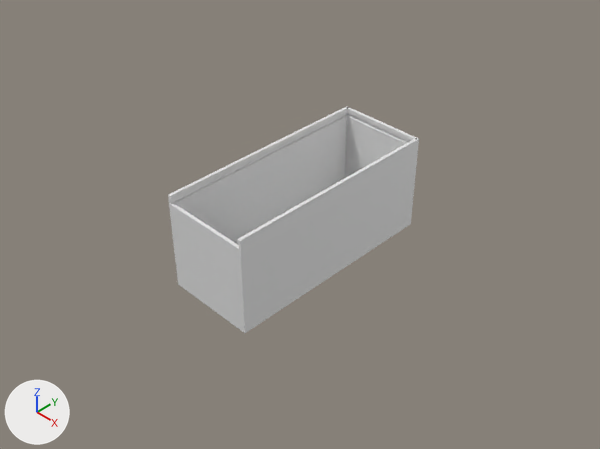
Before and after pictures for a commit that changed the Blender file BlendFiles/BoxInsert1.blend.
The view is the same before and after, from the file's camera 'Camera'. The lights are fixed; the arrows at lower left show +X, +Y and +Z.
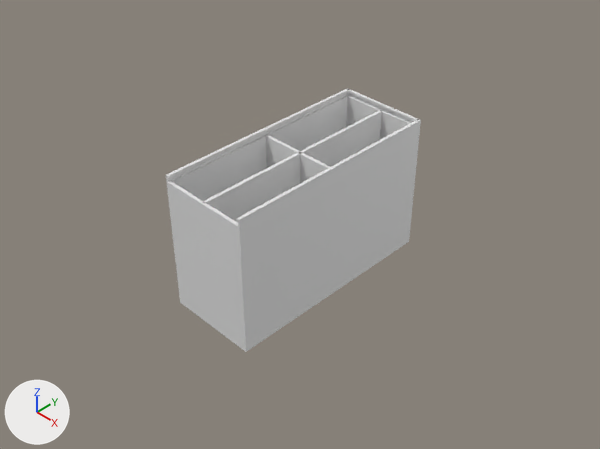
Where the change shows, as pixel boxes [x1, y1, x2, y2] in the pictures (600 x 449 px):
'Cube', reshaped (16% taller): before [168, 106, 419, 333]; after [166, 88, 421, 352]
'Cube2', mesh moved: before [168, 112, 419, 250]; after [166, 92, 421, 227]
part 2 of me_cube, added: after [203, 110, 382, 223]
part 3 of me_cube, added: after [266, 135, 330, 183]
part 4 of me_cube, added: after [166, 88, 349, 178]
part 5 of me_cube, added: after [347, 89, 420, 121]
part 6 of me_cube, added: after [236, 120, 421, 222]
part 7 of me_cube, rebuilt (18% taller): before [169, 115, 418, 333]; after [167, 95, 420, 352]
part 8 of me_cube, deleted: before [168, 106, 349, 200]
part 9 of me_cube, deleted: before [346, 107, 416, 141]
part 10 of me_cube, deleted: before [237, 138, 419, 245]

The change in detail:
me_cube2 has 24 vertices, 18 faces and spans x -1.04..1.04, y -2.54..2.54, z 1.0..1.1.
me_cube2 is used by ob_cube2; location (0.0, 0.0, 0.0).
me_cube2 part 1: the whole mesh is moved by (0.0, 0.0, 0.5).
me_cube is used by ob_cube; location (0.0, 0.0, 0.0).
me_cube had 40 vertices, 32 faces and spanned x -1.03..1.03, y -2.54..2.54, z -1.03..1.2.
me_cube now has 56 vertices, 44 faces and spans x -1.03..1.03, y -2.54..2.54, z -1.53..1.65.
me_cube part 2: a new loose piece, a box spanning x -0.035..0.035, y -2.5..2.5, z -1.5..1.5.
me_cube part 3: a new loose piece, a box spanning x -1.0..1.0, y -0.035..0.035, z -1.5..1.5.
me_cube part 4: a new loose piece, a box spanning x -1.035..-0.965, y -2.535..2.535, z 1.6..1.65.
me_cube part 5: a new loose piece, a box spanning x -1.0..1.0, y 2.465..2.535, z 1.6..1.65.
me_cube part 6: a new loose piece, a box spanning x 0.965..1.035, y -2.535..2.535, z 1.6..1.65.
me_cube part 7: the loose piece of 16 vertices spanning x -1.03..1.03, y -2.54..2.54, z -1.03..1.0 is rebuilt with 16 vertices and now spans x -1.03..1.03, y -2.54..2.54, z -1.53..1.5.
me_cube part 8: the loose piece of 8 vertices spanning x -1.03..-0.96, y -2.54..2.54, z 1.1..1.2 is deleted.
me_cube part 9: the loose piece of 8 vertices spanning x -1.0..1.0, y 2.46..2.54, z 1.1..1.2 is deleted.
me_cube part 10: the loose piece of 8 vertices spanning x 0.96..1.03, y -2.54..2.54, z 1.1..1.2 is deleted.
